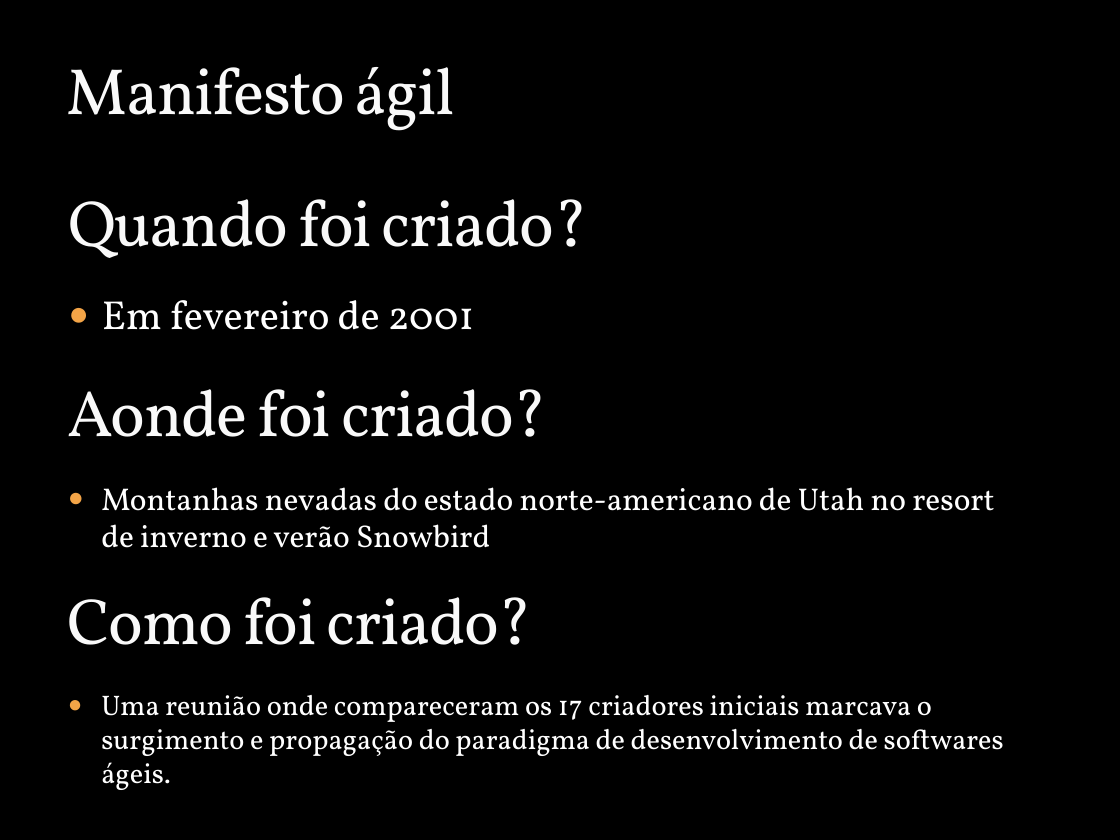
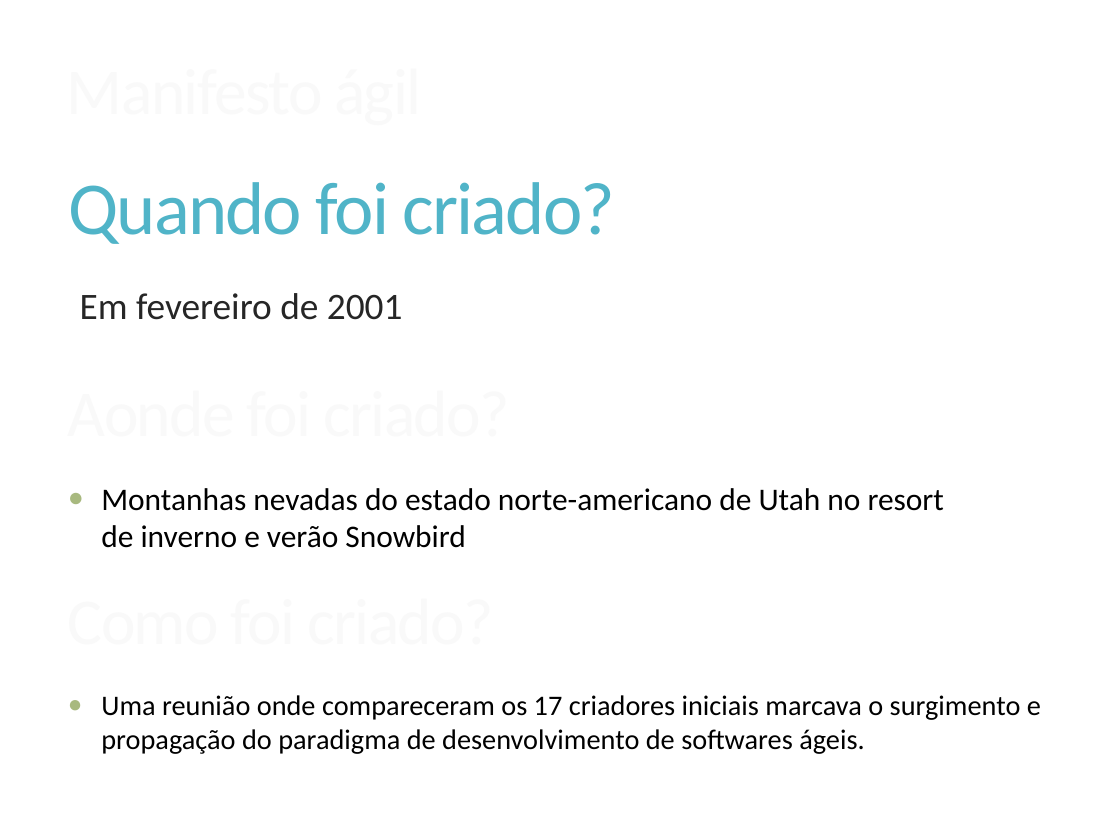
Before and after one commit to Elton-Garbin/TCC-2016, a slide deck: slide 10 of StartIdea/StartIdea.Docs/Apresentacao.pptx. Drawn at 1120x840 pixels with LibreOffice and Linux fonts; fonts in the diff are those of the drawing; background and template pictures are left out. Boxes give left, top, right and bottom in pixels: in the first picture for what was removed or moved away, otherwise in the second. Text is boxed around its words. In the diff, an @@ line names an element or a change of style, - is before the commit and + after.

```diff
--- a/StartIdea/StartIdea.Docs/Apresentacao.pptx
+++ b/StartIdea/StartIdea.Docs/Apresentacao.pptx
@@ background picture (left out) to #FFFFFF @@
@@ text removed at (67, 67, 455, 131) @@
-Manifesto ágil
@@ title "Quando foi criado?" at (68, 182, 616, 244): size 42 to 48 pt, font Vollkorn to Calibri, text colour #F9F9F9 to #50B4C8, letter spacing -1 to -1.2 pt, letter outline #3C4422 0.25 pt to none; line spacing 1 to 0.9; vertical alignment bottom to middle @@
@@ text "Em fevereiro de 2001" at (80, 293, 403, 320): size 26 to 24 pt, font Vollkorn to Calibri, text colour #FFFFFF to #262626; bullet ● to  ; line spacing 1 to 0.85; more space between paragraphs @@
@@ text removed at (68, 389, 548, 437) @@
-Aonde foi criado?
@@ text "Montanhas nevadas do estado norte-americano ..." at (101, 488, 944, 548): font Vollkorn to Calibri, text colour #FFFFFF to #000000; bullet colour #F3A447 to #A8B97F @@
@@ text removed at (68, 597, 533, 645) @@
-Como foi criado?
@@ text "Uma reunião onde compareceram os ..." at (101, 695, 1041, 754): font Vollkorn to Calibri, text colour #FFFFFF to #000000; bullet colour #F3A447 to #A8B97F @@
```
Also in this commit, not shown: 17 other slides changed, 4 slides added.
